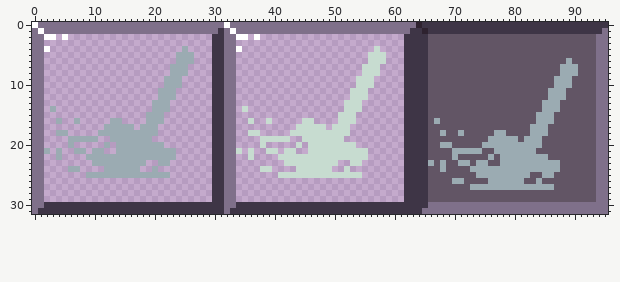
Edited in one commit: sprite sheet (src/assets/ui/sweep-tool.png). Above is the file before it was changed.
The file is 96x32 pixels.
New version:
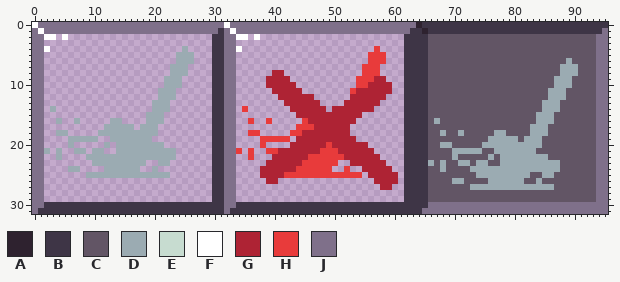
Palette (. is transparent): A #2e222f  B #3e3546  C #625565  D #9babb2  E #c7dcd0  F #ffffff  G #ae2334  H #e83b3b  J #7f708a
The exact change:
There is now colour G in row 8 at x 40 to 41; in row 9 at x 39 to 42 and 57 to 58; in row 10 at x 39 to 43 and 57 to 59; in row 11 at x 40 to 44 and 56 to 59; in row 12 at x 41 to 46 and 56 to 58; in row 13 at x 42 to 47 and 55 to 57.
There is now colour G in row 14 at x 43 to 48, 50 to 51 and 55 to 56; in row 15 at x 44 to 50 and 54; in row 16 at x 47 to 50; in row 17 at x 49; in row 19 at x 44 and 52 to 53; in row 20 at x 43, 45 and 54 to 55.
There is now colour G in row 21 at x 41, 44 to 45 and 56; in row 22 at x 40 and 56 to 57; in row 23 at x 39 to 41 and 55 to 58; in row 24 at x 40 to 43 and 55 to 59; in row 25 at x 38 to 40 and 56 to 60; in row 26 at x 39 to 40 and 57 to 60.
There is now colour G in row 27 at x 58 to 59.
The edit turns colour E into colour G in row 10 at x 56; in row 11 at x 54 to 55; in row 12 at x 53 to 55; in rows 13 to 14 at x 52 to 54; in row 15 at x 51 to 53; in row 16 at x 46 and 51 to 53.
The edit turns colour E into colour G in row 17 at x 47 to 48 and 50 to 52; in row 18 at x 45 to 52; in row 19 at x 45 to 51; in row 20 at x 44, 46 to 48 and 50 to 53; in row 21 at x 42 to 43, 46 to 47 and 51 to 55; in row 22 at x 41 to 45 and 52 to 55.
The edit turns colour E into colour G in row 23 at x 42 to 44 and 53 to 54; in row 24 at x 38 to 39; in row 25 at x 41.
The edit turns colour E into colour H in row 4 at x 57; in rows 5 to 6 at x 56 to 58; in rows 7 to 8 at x 55 to 57; in row 9 at x 54 to 56; in row 10 at x 54 to 55; in row 11 at x 53.
The edit turns colour E into colour H in row 14 at x 35; in row 16 at x 36, 39 and 45; in row 17 at x 44 to 46; in row 18 at x 36 to 37 and 43 to 44; in row 19 at x 38 to 42; in row 20 at x 38 and 49.
The edit turns colour E into colour H in row 21 at x 34, 36, 39 to 40 and 48 to 50; in row 22 at x 36 and 46 to 51; in row 23 at x 45 to 50; in row 24 at x 44 to 49 and 52; in row 25 at x 42 to 54.
Where, in picture pixels (left, top, right, bottom), the same in both pictures:
changed: (236, 46, 398, 190)
